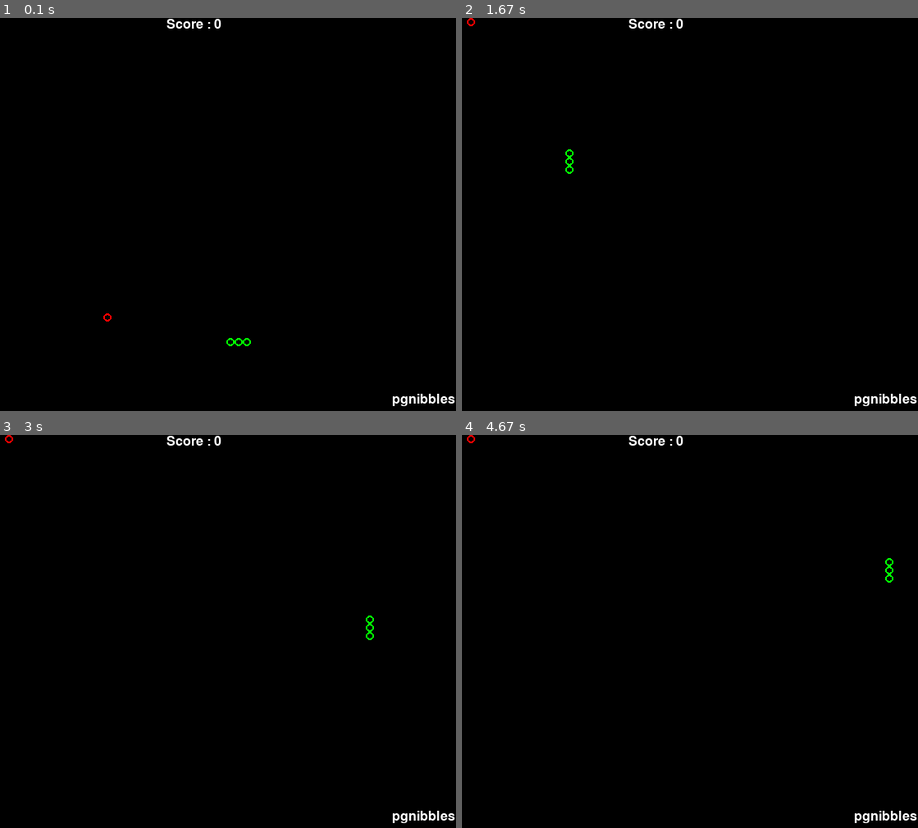
Above: before the commit, frames 1-4 (two rows, left to right).
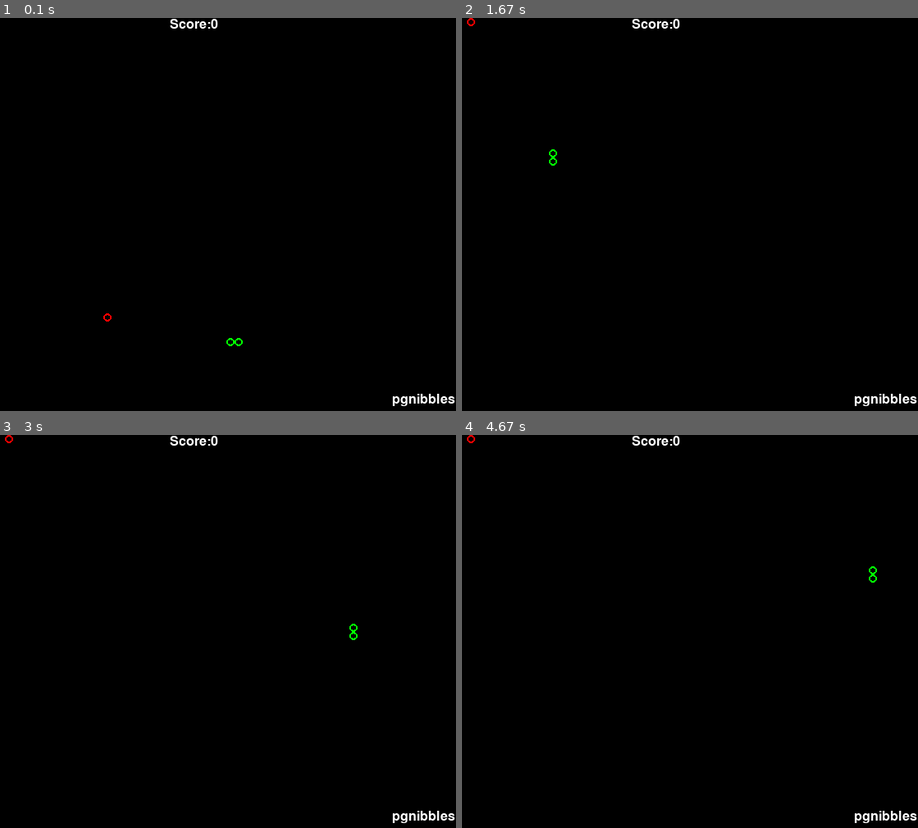
Above: after the commit, the same moments.

Repository: caffeinemonster/python-pygame-nibbles
Game: pygame game, started from old-files/pgnibbles-class-particles.py
The game is run twice, just before and just after one commit, with the same random seed, the same clock (stepped at 60 frames per second) and the same inputs.
Inputs:
- Up to frame 1 (0.1 s): no input
- Up to frame 2 (1.67 s): tap Enter at 0.33 s; hold Right 0.67-1.13 s; hold Up 1.17-1.63 s
- Up to frame 3 (3 s): hold Right 1.67-2.13 s; hold Left 2.17-2.7 s; hold Down from 2.73 s (still down)
- Up to frame 4 (4.67 s): release Down at 3.03 s; hold Left 3.07-3.47 s; hold Up 3.5-3.87 s; hold Right 3.9-4.53 s; hold Down from 4.57 s (still down)

The runs differ from the first frame. In frame 1, 0.2% of the frame differs, in the area x 36-56%, y 0-84%; in frame 2, 0.3%, in the area x 19-49%, y 0-40%; in frame 3, 0.3%; in frame 4, 0.3%.

Commit message:
Tidying + sounds.

Diff:
--- a/old-files/pgnibbles-class-particles.py
+++ b/old-files/pgnibbles-class-particles.py
@@ -9,7 +9,7 @@
 GHEIGHT = int(wHEIGHT / GSIZE)
 
 
-class csnake():  # snake class
+class csnake():
     def __init__(self):
         self.direction = 0
         self.data = []
@@ -30,7 +30,7 @@
         self.data.pop()
 
 
-class capple():  # apple class
+class capple():
     def __init__(self):
         self.data = []
 
@@ -39,7 +39,7 @@
         self.data.append((x, y))
 
 
-class cscore():  # score class
+class cscore():
     def __init__(self):
         self.score = 0
 
@@ -47,7 +47,7 @@
         self.score = self.score + s
 
 
-class cparticle():  # particle class
+class cparticle():
     def __init__(self):
         self.size = 0
         self.x = 0
@@ -87,7 +87,7 @@
             self.alive = 0
 
 
-class cparticles():  # particle group class
+class cparticles():
     def __init__(self):
         self.particles = []
 
@@ -107,59 +107,36 @@
             if p.alive != 1:
                 del(p)
 
-
-class csounds():  # sound effects class
-    def __init__(self):
-        #super(csounds, self).__init__()
-        self.sndeat = pygame.mixer.Sound('beep.wav')
-        self.snddead = pygame.mixer.Sound('dead.wav')
-
-    def fxdead(self):
-        self.snddead.play()
-
-    def fxeat(self):
-        self.sndeat.play()
-
-
-def terminate():  # quit function
-    pygame.mixer.quit()
-    pygame.quit()
-    quit()
-
-
-def main():  # main game loop
-    r = 1
+while (1):
     pygame.init()
     GCLOCK = pygame.time.Clock()
     GSURF = pygame.display.set_mode((wWIDTH, wHEIGHT))
     pygame.display.set_caption("pgnibbles")
-    sfx = csounds()
     apple = capple()
     snake = csnake()
     snake.direction = K_RIGHT
     sx = random.randint(5, GWIDTH - 6)
     sy = random.randint(5, GHEIGHT - 6)
-    snake.add(sx - 2, sy)
+    snake.add(sx, sy)
     snake.add(sx - 1, sy)
-    snake.add(sx, sy)
     score = cscore()
     particles = cparticles()
     apple.add(random.randint(0, GWIDTH - 1), random.randint(0, GHEIGHT - 1))
     while(1):
         for event in pygame.event.get():
             if event.type == QUIT:
-                r = 0
+                quit()
             elif event.type == KEYDOWN:
-                if event.key == K_LEFT and snake.direction != K_RIGHT:
+                if ((event.key == K_LEFT) and snake.direction != K_RIGHT):
                     snake.direction = K_LEFT
-                if event.key == K_RIGHT and snake.direction != K_LEFT:
+                if (event.key == K_RIGHT) and snake.direction != K_LEFT:
                     snake.direction = K_RIGHT
-                if event.key == K_UP and snake.direction != K_DOWN:
+                if (event.key == K_UP) and snake.direction != K_DOWN:
                     snake.direction = K_UP
-                if event.key == K_DOWN and snake.direction != K_UP:
+                if (event.key == K_DOWN) and snake.direction != K_UP:
                     snake.direction = K_DOWN
                 if event.key == K_ESCAPE:
-                    r = 0
+                    quit()
         if snake.data[0][0] == -1 or snake.data[0][0] == GWIDTH or snake.data[0][1] == -1 or snake.data[0][1] == GHEIGHT:
             snake.alive = 0
         for body in snake.data[1:]:
@@ -171,7 +148,6 @@
             particles.seed(GSURF.get_width() - 20, 475, 30, 15, 100)
             apple.add(random.randint(0, GWIDTH - 1), random.randint(0, GHEIGHT - 1))
             score.add(1)
-            sfx.fxeat()
         else:
             snake.remove()
         if snake.direction == K_UP:
@@ -192,7 +168,7 @@
         pygame.draw.circle(GSURF, (255, 0, 0), (apple.data[0][0]*GSIZE+(GSIZE/2),apple.data[0][1]*GSIZE+(GSIZE/2)), GSIZE/2, 2)
         if pygame.font:
             font = pygame.font.Font(None, 24)
-            text = font.render("Score : " + str(score.score), 1, (255, 255, 255))
+            text = font.render("Score:" + str(score.score), 1, (255, 255, 255))
             textpos = text.get_rect(centerx=GSURF.get_width() / 2)
             GSURF.blit(text, textpos)
             text = font.render("pgnibbles", 1, (255, 255, 255))
@@ -203,23 +179,4 @@
         if snake.alive == 0:
             if (score.score != 0):
                 print(("You died your score was " + str(score.score)))
-            sfx.fxdead()
-            return r
             break
-
-        if r != 1:
-            return r
-
-if __name__ == "__main__":
-    r = 1
-    pygame.mixer.init(frequency=22050, size=-16, channels=2, buffer=4096)
-    ##pygame.mixer.music.set_endevent(SONG_END)
-    pygame.mixer.music.load('music/TRACK01.mp3')
-    #pygame.mixer.music.load('music/TRACK02.mp3')
-    #pygame.mixer.music.queue('music/TRACK03.mp3')
-    #pygame.mixer.music.queue('music/TRACK04.mp3')
-    #pygame.mixer.music.queue('music/TRACK05.mp3')
-    pygame.mixer.music.play(-1)
-    #pygame.display.toggle_fullscreen()
-    while r != 0:  # quit if return not equal to 0
-        r = main()
--- a/pgnibbles-class-particles.py
+++ /dev/null
@@ -1,182 +0,0 @@
-#pgnibbles with classes
-import random
-import pygame
-from pygame.locals import *
-wWIDTH = 640
-wHEIGHT = 480
-GSIZE = 10
-GWIDTH = int(wWIDTH / GSIZE)
-GHEIGHT = int(wHEIGHT / GSIZE)
-
-
-class csnake():
-    def __init__(self):
-        self.direction = 0
-        self.data = []
-        self.alive = 1
-
-    def add(self, x, y):
-        self.data.insert(0, (x, y))
-
-    def head(self):
-        r = self.data[0]
-        return r
-
-    def body(self):
-        r = self.data
-        return r
-
-    def remove(self):
-        self.data.pop()
-
-
-class capple():
-    def __init__(self):
-        self.data = []
-
-    def add(self, x, y):
-        self.data = []
-        self.data.append((x, y))
-
-
-class cscore():
-    def __init__(self):
-        self.score = 0
-
-    def add(self, s):
-        self.score = self.score + s
-
-
-class cparticle():
-    def __init__(self):
-        self.size = 0
-        self.x = 0
-        self.y = 0
-        self.speedx = 10
-        self.speedy = 10
-        self.life = 0
-        self.alive = 0
-        self.colour = (255, 255, 255)
-
-    def seed(self, xloc, yloc, ispeed, ilife):
-        self.colour = (255, 255, 255)
-        self.speed = ispeed
-        self.life = random.randint(1, ilife)
-        r = random.randint(0, 1)
-        if (r == 1):
-            self.speedx = random.randint(0, ispeed)
-        else:
-            self.speedx = -(random.randint(0, ispeed))
-        r = random.randint(0, 1)
-        if (r == 1):
-            self.speedy = random.randint(0, ispeed)
-        else:
-            self.speedy = -(random.randint(0, ispeed))
-        self.x = xloc
-        self.y = yloc
-        self.colour = (random.randint(1, 255), random.randint(1, 255), random.randint(1, 255))
-        self.alive = 1
-        self.size = random.randint(1, 3)
-
-    def move(self):
-        if self.life > 0:
-            self.x = self.x + self.speedx
-            self.y = self.y + self.speedy
-            self.life -= 1
-        else:
-            self.alive = 0
-
-
-class cparticles():
-    def __init__(self):
-        self.particles = []
-
-    def seed(self, x, y, speed, life, amount):
-        self.killold()
-        for i in range(1, amount):
-            part = cparticle()
-            part.seed(x, y, speed, life)
-            self.particles.insert(0, part)
-
-    def move(self):
-        for p in self.particles:
-            p.move()
-
-    def killold(self):
-        for p in self.particles:
-            if p.alive != 1:
-                del(p)
-
-while (1):
-    pygame.init()
-    GCLOCK = pygame.time.Clock()
-    GSURF = pygame.display.set_mode((wWIDTH, wHEIGHT))
-    pygame.display.set_caption("pgnibbles")
-    apple = capple()
-    snake = csnake()
-    snake.direction = K_RIGHT
-    sx = random.randint(5, GWIDTH - 6)
-    sy = random.randint(5, GHEIGHT - 6)
-    snake.add(sx, sy)
-    snake.add(sx - 1, sy)
-    score = cscore()
-    particles = cparticles()
-    apple.add(random.randint(0, GWIDTH - 1), random.randint(0, GHEIGHT - 1))
-    while(1):
-        for event in pygame.event.get():
-            if event.type == QUIT:
-                quit()
-            elif event.type == KEYDOWN:
-                if ((event.key == K_LEFT) and snake.direction != K_RIGHT):
-                    snake.direction = K_LEFT
-                if (event.key == K_RIGHT) and snake.direction != K_LEFT:
-                    snake.direction = K_RIGHT
-                if (event.key == K_UP) and snake.direction != K_DOWN:
-                    snake.direction = K_UP
-                if (event.key == K_DOWN) and snake.direction != K_UP:
-                    snake.direction = K_DOWN
-                if event.key == K_ESCAPE:
-                    quit()
-        if snake.data[0][0] == -1 or snake.data[0][0] == GWIDTH or snake.data[0][1] == -1 or snake.data[0][1] == GHEIGHT:
-            snake.alive = 0
-        for body in snake.data[1:]:
-            if (body == snake.head()):
-                snake.alive = 0
-        if snake.data[0][0] == apple.data[0][0] and snake.data[0][1] == apple.data[0][1]:
-            particles.seed((apple.data[0][0] * GSIZE), (apple.data[0][1] * GSIZE), 20, 10, 50)
-            particles.seed(GSURF.get_width() / 2, 10, 30, 15, 100)
-            particles.seed(GSURF.get_width() - 20, 475, 30, 15, 100)
-            apple.add(random.randint(0, GWIDTH - 1), random.randint(0, GHEIGHT - 1))
-            score.add(1)
-        else:
-            snake.remove()
-        if snake.direction == K_UP:
-            snake.add(snake.data[0][0], snake.data[0][1] - 1)
-        elif snake.direction == K_DOWN:
-            snake.add(snake.data[0][0], snake.data[0][1] + 1)
-        elif snake.direction == K_LEFT:
-            snake.add(snake.data[0][0] - 1, snake.data[0][1])
-        elif snake.direction == K_RIGHT:
-            snake.add(snake.data[0][0] + 1, snake.data[0][1])
-        GSURF.fill((0, 0, 0))
-        for p in particles.particles:
-            if p.alive == 1:
-                pygame.draw.circle(GSURF, p.colour, (p.x + (GSIZE / 2), p.y + (GSIZE / 2)), p.size)
-        particles.move()
-        for co in snake.data:
-            pygame.draw.circle(GSURF, (0, 255, 0), (co[0]*GSIZE+(GSIZE/2),co[1]*GSIZE+(GSIZE/2)), GSIZE/2, 2)
-        pygame.draw.circle(GSURF, (255, 0, 0), (apple.data[0][0]*GSIZE+(GSIZE/2),apple.data[0][1]*GSIZE+(GSIZE/2)), GSIZE/2, 2)
-        if pygame.font:
-            font = pygame.font.Font(None, 24)
-            text = font.render("Score:" + str(score.score), 1, (255, 255, 255))
-            textpos = text.get_rect(centerx=GSURF.get_width() / 2)
-            GSURF.blit(text, textpos)
-            text = font.render("pgnibbles", 1, (255, 255, 255))
-            textpos = text.get_rect(center=(600, 465))
-            GSURF.blit(text, textpos)
-        pygame.display.flip()
-        GCLOCK.tick(30)
-        if snake.alive == 0:
-            if (score.score != 0):
-                print(("You died your score was " + str(score.score)))
-            break
--- a/pgnibbles-class.py
+++ /dev/null
@@ -1,81 +0,0 @@
-#pgnibbles with classes
-import random, pygame, time
-from pygame.locals import *
-wWIDTH = 640
-wHEIGHT = 480
-GSIZE = 10
-GWIDTH=int(wWIDTH / GSIZE)
-GHEIGHT=int(wHEIGHT / GSIZE)
-class csnake():
-    def __init__(self):
-	direction = 0
-	self.data = []
-	self.alive = 1
-    def add (self, x, y):
-	self.data.insert(0,(x,y))
-    def head(self):
-	r = self.data[0]
-	return r
-    def body(self):
-	r = self.data
-	return r
-    def remove(self):
-	self.data.pop()
-class capple():
-    def __inti__(self):
-	self.data = []
-    def add(self,x,y):
-	self.data=[]
-	self.data.append((x,y))
-while (1):
-    pygame.init()
-    GCLOCK = pygame.time.Clock()
-    GSURF = pygame.display.set_mode((wWIDTH, wHEIGHT))
-    apple = capple()
-    snake = csnake()
-    snake.direction=K_RIGHT
-    sx = random.randint(5, GWIDTH - 6)
-    sy = random.randint(5, GHEIGHT - 6)
-    snake.add(sx,sy)
-    snake.add(sx-1,sy)
-    apple.add(random.randint(0, GWIDTH - 1),random.randint(0, GHEIGHT - 1))
-    while(1):
-	for event in pygame.event.get():
-            if event.type == QUIT:
-        	quit()
-            elif event.type == KEYDOWN:
-                if ((event.key == K_LEFT) and snake.direction != K_RIGHT):
-                    snake.direction = K_LEFT
-                if (event.key == K_RIGHT) and snake.direction != K_LEFT:
-                    snake.direction = K_RIGHT
-                if (event.key == K_UP) and snake.direction != K_DOWN:
-                    snake.direction = K_UP
-                if (event.key == K_DOWN) and snake.direction != K_UP:
-                    snake.direction = K_DOWN
-                if event.key == K_ESCAPE:
-                    quit()
-        if snake.data[0][0] == -1 or snake.data[0][0] == GWIDTH or snake.data[0][1] == -1 or snake.data[0][1] == GHEIGHT:
-            snake.alive = 0
-	for body in snake.data[1:]:
-	    if (body == snake.head()):
-	        snake.alive = 0
-	if snake.data[0][0] == apple.data[0][0] and snake.data[0][1] == apple.data[0][1]:
-            apple.add(random.randint(0, GWIDTH - 1),random.randint(0, GHEIGHT - 1))
-        else:
-	    snake.remove()
-	if snake.direction == K_UP:
-            snake.add(snake.data[0][0], snake.data[0][1] - 1)
-        elif snake.direction == K_DOWN:
-            snake.add(snake.data[0][0], snake.data[0][1] + 1)
-        elif snake.direction == K_LEFT:
-            snake.add(snake.data[0][0] - 1, snake.data[0][1])
-        elif snake.direction == K_RIGHT:
-            snake.add(snake.data[0][0] + 1, snake.data[0][1])
-        GSURF.fill((0,0,0))
-	for co in snake.data:
-            pygame.draw.circle(GSURF, (0, 255, 0), (co[0]*GSIZE+(GSIZE/2),co[1]*GSIZE+(GSIZE/2)), GSIZE/2, 2)
-        pygame.draw.circle(GSURF, (255, 0, 0), (apple.data[0][0]*GSIZE+(GSIZE/2),apple.data[0][1]*GSIZE+(GSIZE/2)), GSIZE/2, 2)
-        pygame.display.update()
-        GCLOCK.tick(15)
-	if snake.alive==0:
-	    break
--- a/pgnibbles.py
+++ /dev/null
@@ -1,65 +0,0 @@
-#pygame most minimal nibbles - still removing code - any suggestions welcome.
-import random, time, pygame
-from pygame.locals import *
-wWIDTH = 640
-wHEIGHT = 480
-GSIZE = 10
-GRIDWIDTH = int(wWIDTH / GSIZE)
-GRIDHEIGHT = int(wHEIGHT / GSIZE)
-
-def main():
-    global GCLOCK, GSURF, BASICFONT
-    pygame.init()
-    GCLOCK = pygame.time.Clock()
-    GSURF = pygame.display.set_mode((wWIDTH, wHEIGHT))
-    while True:
-        gameLoop()
-def stop():
-    pygame.quit()
-    quit()
-def gameLoop():
-    startx = random.randint(5, GRIDWIDTH - 6)
-    starty = random.randint(5, GRIDHEIGHT - 6)
-    snakeCoords = [(startx, starty), (startx-1, starty)]
-    direction = K_RIGHT
-    apple = (random.randint(0, GRIDWIDTH - 1), random.randint(0, GRIDHEIGHT - 1))
-    while True:
-        for event in pygame.event.get():
-            if event.type == QUIT:
-                stop()
-            elif event.type == KEYDOWN:
-                if ((event.key == K_LEFT or event.key == K_a) and direction != K_RIGHT):
-                    direction = K_LEFT
-                if (event.key == K_RIGHT or event.key == K_d) and direction != K_LEFT:
-                    direction = K_RIGHT
-                if (event.key == K_UP or event.key == K_w) and direction != K_DOWN:
-                    direction = K_UP
-                if (event.key == K_DOWN or event.key == K_s) and direction != K_UP:
-                    direction = K_DOWN
-                if event.key == K_ESCAPE:
-                    stop()
-        if snakeCoords[0][0] == -1 or snakeCoords[0][0] == GRIDWIDTH or snakeCoords[0][1] == -1 or snakeCoords[0][1] == GRIDHEIGHT:
-            return
-        for snakeBody in snakeCoords[1:]:
-            if (snakeCoords[0][0], snakeCoords[0][1]) == snakeBody:
-                return
-        if snakeCoords[0][0] == apple[0] and snakeCoords[0][1] == apple[1]:
-            apple = (random.randint(0, GRIDWIDTH - 1), random.randint(0, GRIDHEIGHT - 1))
-        else:
-            snakeCoords.pop()
-        if direction == K_UP:
-            snakeCoords.insert(0, (snakeCoords[0][0], snakeCoords[0][1] - 1))
-        elif direction == K_DOWN:
-            snakeCoords.insert(0, (snakeCoords[0][0], snakeCoords[0][1] + 1))
-        elif direction == K_LEFT:
-            snakeCoords.insert(0, (snakeCoords[0][0] - 1, snakeCoords[0][1]))
-        elif direction == K_RIGHT:
-            snakeCoords.insert(0, (snakeCoords[0][0] + 1, snakeCoords[0][1]))
-        GSURF.fill((0,0,0))
-	for co in snakeCoords:
-            pygame.draw.circle(GSURF, (0, 255, 0), (co[0]*GSIZE+(GSIZE/2),co[1]*GSIZE+(GSIZE/2)), GSIZE/2, 2)
-        pygame.draw.circle(GSURF, (255, 0, 0), (apple[0]*GSIZE+(GSIZE/2),apple[1]*GSIZE+(GSIZE/2)), GSIZE/2, 2)
-        pygame.display.update()
-        GCLOCK.tick(15)
-if __name__ == '__main__':
-    main()
Renamed: pgnibbles-class-score.py -> old-files/pgnibbles-class-score.py
